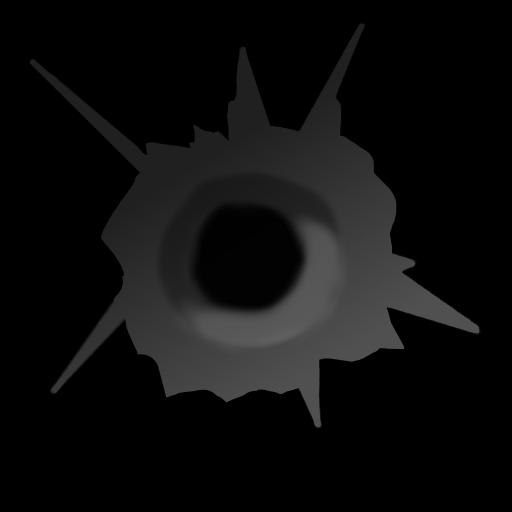
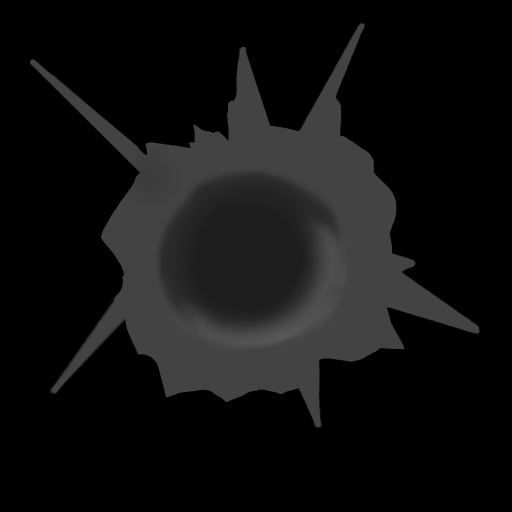
Comparing the layer stacks of the two 512 × 512 images. Changes:
added layer "Paint Layer 5" (92%) in group "Group 3" over bbox(128, 128, 384, 384)
"Paint Layer 4": opacity 40% → 34%, painted on it over bbox(64, 22, 480, 428)
hid "Paint Layer 2", painted on it over bbox(30, 22, 480, 428)
painted on "Paint Layer 1" over bbox(30, 22, 480, 428)